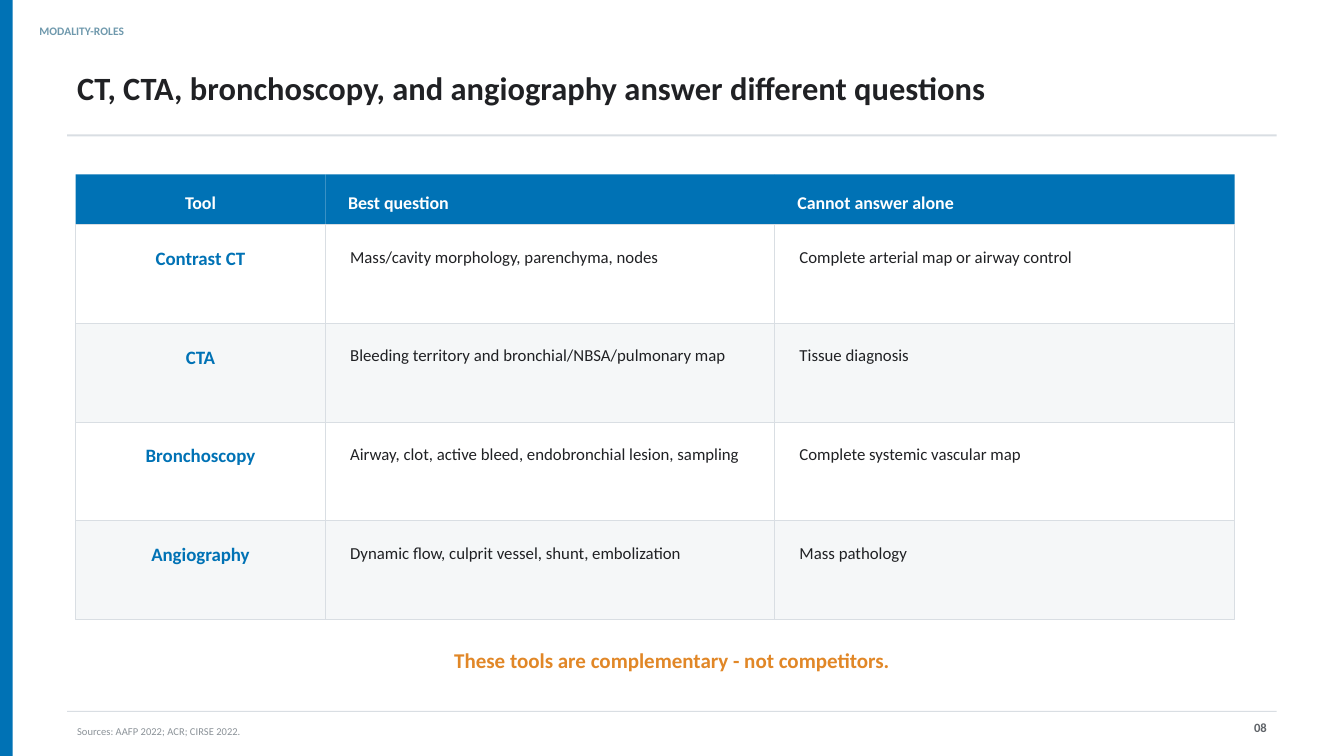
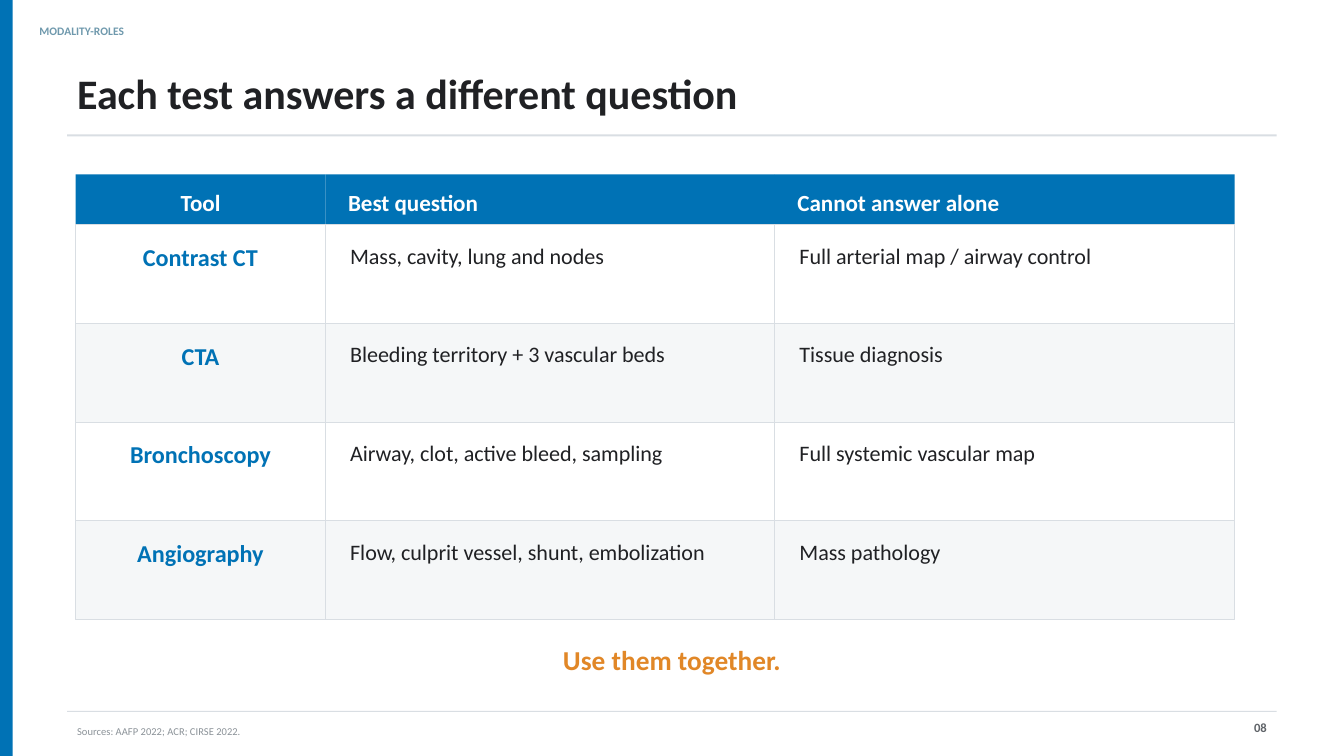
Before and after one commit to henrylab865/medical-slide-templates, a slide deck: slide 8 of examples/hemoptysis-lung-mass-mm/Hemoptysis_Lung_Mass_MM_NEJM_EN.pptx. Drawn at 1344x756 pixels with LibreOffice and Linux fonts; fonts in the diff are those of the drawing. Boxes give left, top, right and bottom in pixels: in the first picture for what was removed or moved away, otherwise in the second. Text is boxed around its words. In the diff, an @@ line names an element or a change of style, - is before the commit and + after.

Commit message:
Increase M&M deck readability for auditorium use
Shortens visible copy and enlarges primary body, table, and chart text in both language editions.

```diff
--- a/examples/hemoptysis-lung-mass-mm/Hemoptysis_Lung_Mass_MM_NEJM_EN.pptx
+++ b/examples/hemoptysis-lung-mass-mm/Hemoptysis_Lung_Mass_MM_NEJM_EN.pptx
@@ text at (x1=77, y1=79, x2=737, y2=116): text changed; size 23.2 to 30 pt @@
-CT, CTA, bronchoscopy, and angiography answer different questions
+Each test answers a different question
@@ size 12.8 to 16.5 pt in 3 elements at (x1=797, y1=194, x2=999, y2=211), (x1=348, y1=194, x2=478, y2=215), (x1=181, y1=194, x2=221, y2=211) @@
@@ text at (x1=350, y1=248, x2=604, y2=268): text changed; size 12 to 15.8 pt @@
-Mass/cavity morphology, parenchyma, nodes
+Mass, cavity, lung and nodes
@@ text at (x1=799, y1=248, x2=1091, y2=268): text changed; size 12 to 15.8 pt @@
-Complete arterial map or airway control
+Full arterial map / airway control
@@ size 13.5 to 17.2 pt in 4 elements at (x1=130, y1=446, x2=271, y2=467), (x1=137, y1=545, x2=263, y2=566), (x1=143, y1=250, x2=258, y2=266), (x1=182, y1=349, x2=220, y2=365) @@
@@ text at (x1=350, y1=346, x2=665, y2=366): text changed; size 12 to 15.8 pt @@
-Bleeding territory and bronchial/NBSA/pulmonary map
+Bleeding territory + 3 vascular beds
@@ text "Tissue diagnosis" at (x1=799, y1=346, x2=943, y2=366): size 12 to 15.8 pt @@
@@ text at (x1=350, y1=445, x2=662, y2=465): text changed; size 12 to 15.8 pt @@
-Airway, clot, active bleed, endobronchial lesion, sampling
+Airway, clot, active bleed, sampling
@@ text at (x1=799, y1=445, x2=1035, y2=465): text changed; size 12 to 15.8 pt @@
-Complete systemic vascular map
+Full systemic vascular map
@@ text "Mass pathology" at (x1=799, y1=544, x2=940, y2=564): size 12 to 15.8 pt @@
@@ text at (x1=350, y1=544, x2=705, y2=564): text changed; size 12 to 15.8 pt @@
-Dynamic flow, culprit vessel, shunt, embolization
+Flow, culprit vessel, shunt, embolization
@@ text at (x1=563, y1=651, x2=781, y2=675): text changed; size 15 to 19.5 pt @@
-These tools are complementary - not competitors.
+Use them together.
```
Also in this commit, not shown: 18 other slides changed, 3 other files.
